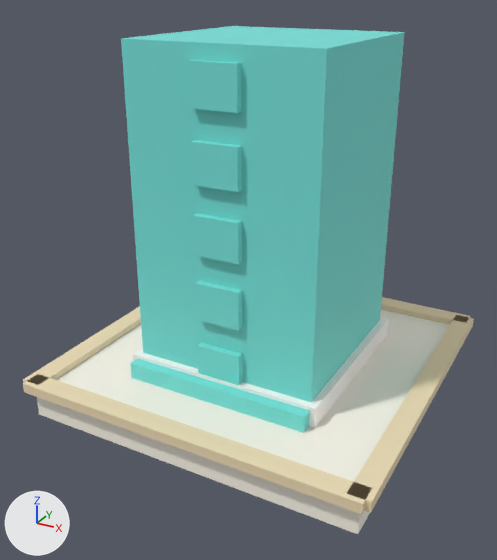
One commit to the glTF model public/models/city.finance_center.glb: the scene before it, then after it.
Camera for both pictures: a camera (50 mm lens) standing at (1.74, -3.41, 2.38) and looking at (-0.04, -0.17, 0.76). The axes (+X, +Y, +Z) are drawn at lower left. The lights are the same throughout. The older version comes first.

Names of what the first picture shows: 'city.finance_center'.
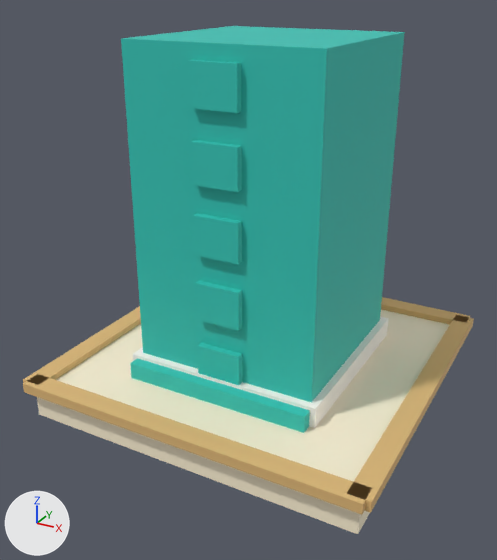
What differs and where, as boxes (x1, y1, x2, y2) in the pictures (497 x 560 px):
'city.finance_center', recoloured: (23, 26, 474, 534) in both

Diff of the bpy script that builds the scene:
```diff
--- a/public/models/city.finance_center.glb.py
+++ b/public/models/city.finance_center.glb.py
@@ mat_ringedge @@
 mat_ringedge = principled_material('ringEdge')
-mat_ringedge.base_color = (0.878, 0.722, 0.471)  # beige #f1ddb7
+mat_ringedge.base_color = (0.745, 0.479, 0.188)  # beige #e0b878
 mat_ringedge.roughness = 0.65
@@ mat_accentcool @@
 mat_accentcool = principled_material('accentCool')
-mat_accentcool.base_color = (0.18, 0.769, 0.714)  # cyan #76e3dc
+mat_accentcool.base_color = (0.0273, 0.552, 0.468)  # cyan #2ec4b6
 mat_accentcool.roughness = 0.65
```
